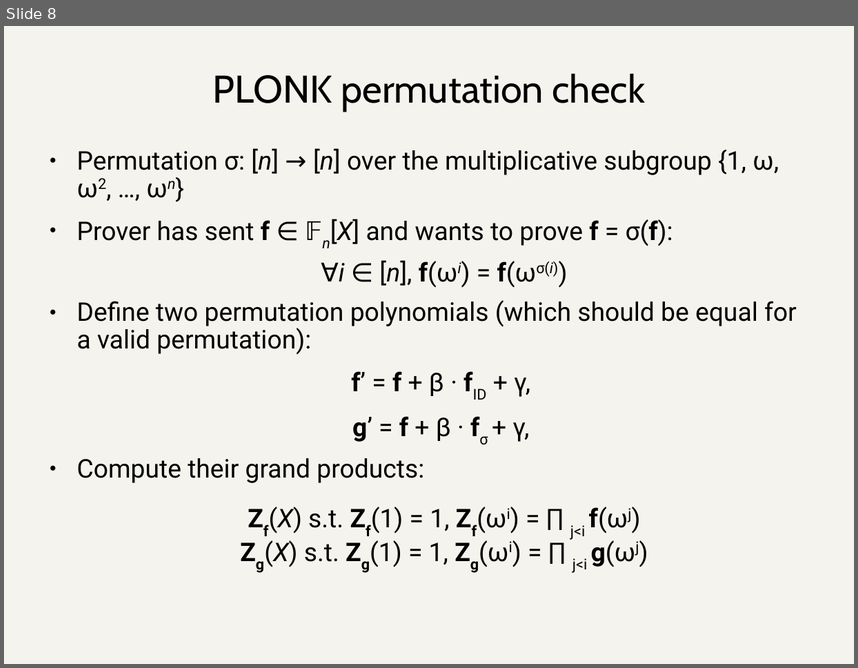
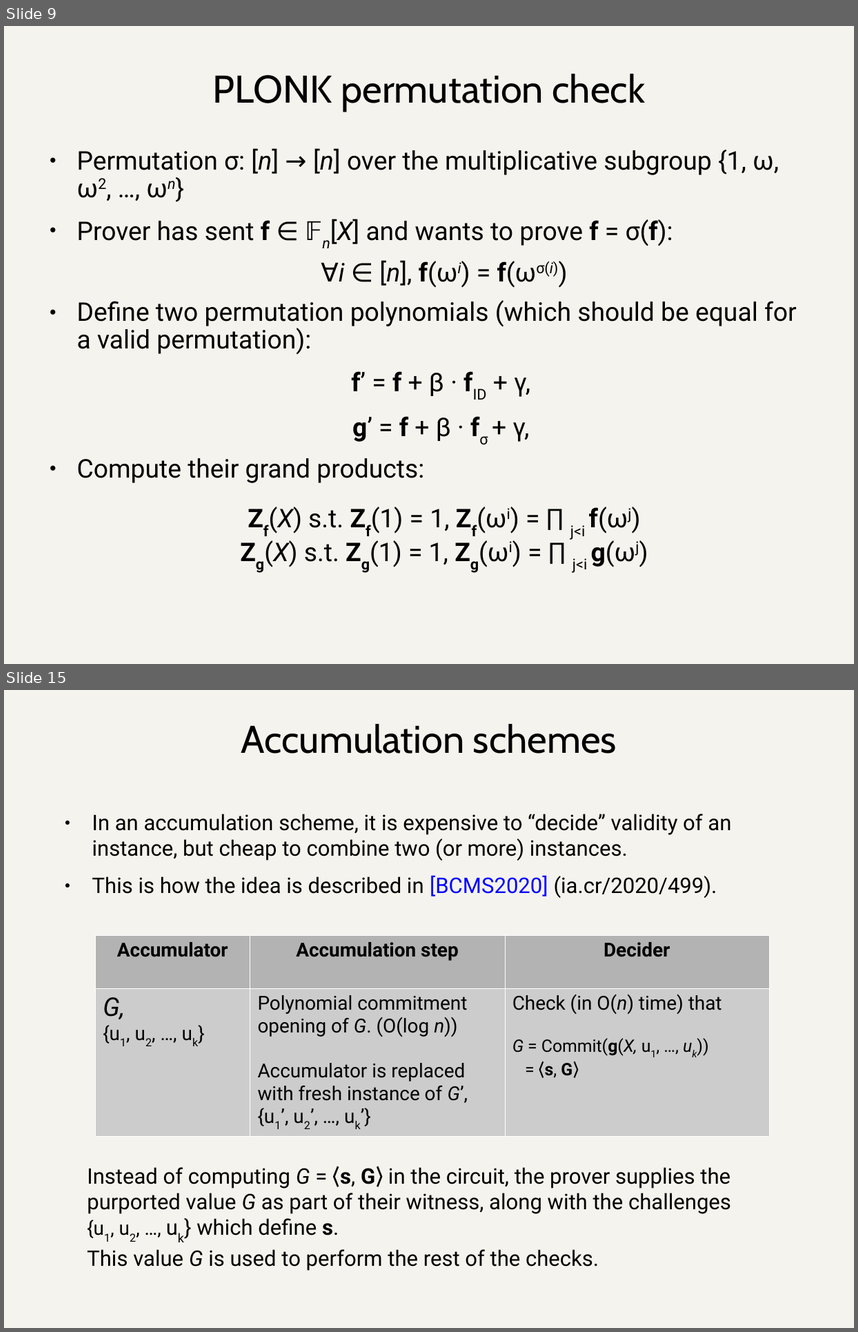
Before and after one commit to daira/halographs, a slide deck: deepdive.odp. Shown one above the other, each under a label of ours: slide 8 before the commit, slides 9 and 15 after it; the slides between them are not shown. The pictures are 858x668 and 858x1332 pixels, drawn with LibreOffice and Linux fonts; fonts in the diff are those of the drawing. Boxes give left, top, right and bottom in pixels: in the first picture for what was removed or moved away, otherwise in the second. Text is boxed around its words. In the diff, an @@ line names an element or a change of style, - is before the commit and + after.

```diff
--- a/deepdive.odp
+++ b/deepdive.odp
@@ slide 15 added at (4, 690, 854, 1328), background #F4F3ED @@
@@ title added at (241, 724, 617, 753), 36 pt, text #000000 @@
+Accumulation schemes
@@ text added at (92, 814, 731, 898), 20 pt, text #000000 @@
+● In an accumulation scheme, it is expensive to “decide” validity of an instance, but cheap to combine two (or more) instances.
+● This is how the idea is described in [BCMS2020] (ia.cr/2020/499).
@@ table added at (95, 934, 769, 1134), 2 rows, 3 columns @@
+Accumulator | Accumulation step | Decider
+G, {u1, u2, …, uk} | Polynomial commitment opening of G. (O(log n)) / Accumulator is replaced with fresh instance of G’, {u1’, u2’, …, uk’} | Check (in O(n) time) that G = Commit(g(X, u1, …, uk)) = ⟨s, G⟩
@@ text added at (87, 1166, 731, 1270), 20 pt, text #000000 @@
+Instead of computing G = ⟨s, G⟩ in the circuit, the prover supplies the purported value G as part of their witness, along with the challenges {u1, u2, …, uk} which define s.
+This value G is used to perform the rest of the checks.
@@ what was slide 8 is now slide 9 @@
```
Also in this commit, not shown: 4 slides changed, 3 other slides added, 1 other file.
